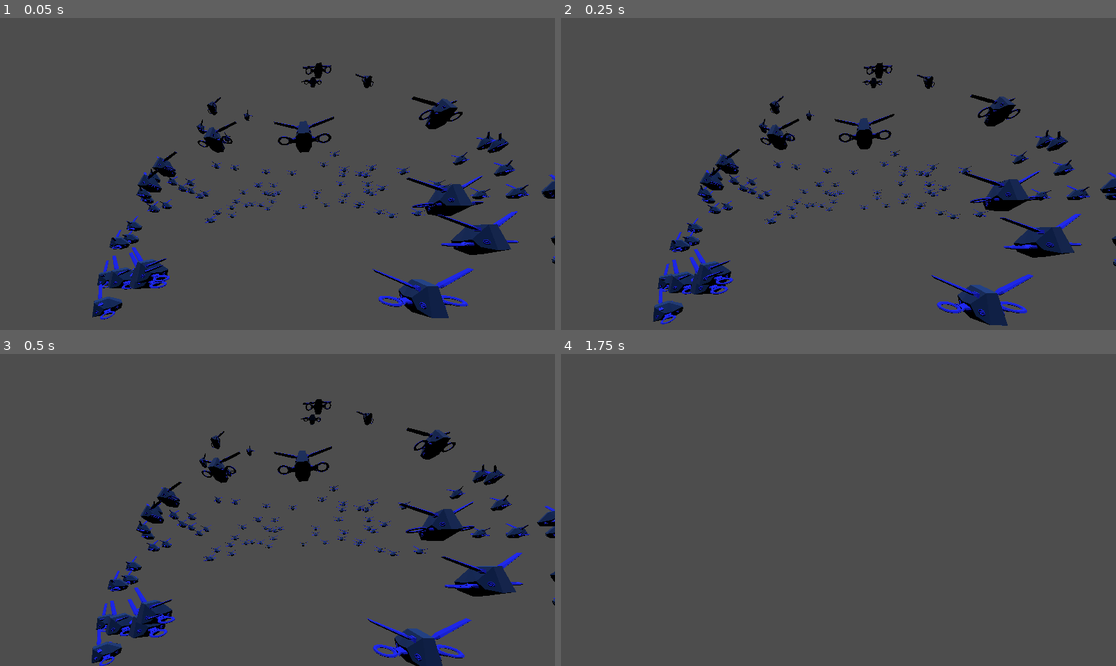
Above: before the commit, frames 1-4 (two rows, left to right).
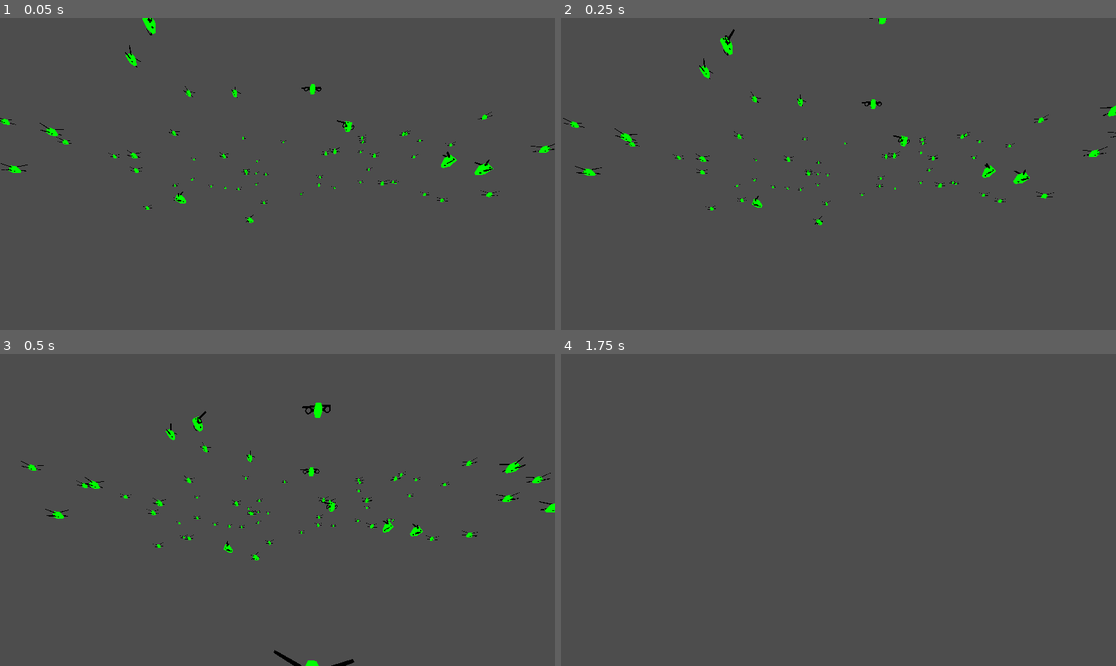
Above: after the commit, the same moments.

Repository: AnasFd/autonomous-drones
Game: Godot game, scene res://main.tscn
Two runs of this game, one before a commit and one after it. Both use one fixed random seed, a clock stepped at 60 frames per second and the inputs below.
Inputs (mouse positions are in pixels of both pictures, inside the frame that each line leads up to):
- Up to frame 1 (0.05 s): no input
- Up to frame 2 (0.25 s): no input
- Up to frame 3 (0.5 s): no input
- Up to frame 4 (1.75 s): move the mouse to (960, 494) at 0.52 s; press the mouse at (960, 494) at 0.53 s; hold D (move_right) 0.53-1.28 s; move the mouse to (810, 510) at 1.27 s; release the mouse at (810, 510) at 1.28 s; hold W (move_forward) from 1.28 s (still down); click (810, 510) at 1.35 s

The runs differ from the first frame. In frame 1, 8.8% of the frame differs, in the area x 0-100%, y 0-97%; in frame 2, 9.0%; in frame 3, 9.2%, in the area x 3-100%, y 14-100%; in frame 4, nothing differs.

Commit message:
Drone scene: Node3d --> RigidBody3d

Diff:
--- a/main.tscn
+++ b/main.tscn
@@ -15,6 +15,7 @@
 
 [node name="DirectionalLight3D" type="DirectionalLight3D" parent="."]
 transform = Transform3D(1, 0, 0, 0, -0.0187612, 0.999824, 0, -0.999824, -0.0187612, 0, 10.1622, 0)
+visible = false
 
 [node name="Drones" type="Node3D" parent="."]
 transform = Transform3D(1, 0, 0, 0, 1, 0, 0, 0, 1, 0, 0, 12.4401)
--- a/project.godot
+++ b/project.godot
@@ -10,7 +10,7 @@
 
 [application]
 
-config/name="drones-sphere"
+config/name="autonomous-drones"
 run/main_scene="res://main.tscn"
 config/features=PackedStringArray("4.3", "Forward Plus")
 config/icon="res://icon.svg"
--- a/scenes/drone.tscn
+++ b/scenes/drone.tscn
@@ -1,13 +1,24 @@
-[gd_scene load_steps=3 format=3 uid="uid://c33ac6ijvuuvm"]
+[gd_scene load_steps=4 format=3 uid="uid://c33ac6ijvuuvm"]
 
 [ext_resource type="Script" path="res://scripts/drone.gd" id="1_6hl57"]
 [ext_resource type="PackedScene" uid="uid://d1drnypk1wr8e" path="res://scenes/model_drone_1.tscn" id="1_se17h"]
 
-[node name="Drone" type="Node3D"]
+[sub_resource type="BoxShape3D" id="BoxShape3D_a3q2j"]
+margin = 0.5
+size = Vector3(2.4711, 1.15045, 1)
+
+[node name="Drone" type="RigidBody3D"]
+mass = 0.1
+gravity_scale = 0.0
+can_sleep = false
+linear_damp = 5.0
+angular_damp = 5.0
 script = ExtResource("1_6hl57")
 
 [node name="MODEL_DRONE1" parent="." instance=ExtResource("1_se17h")]
 
-[node name="Area3D" type="Area3D" parent="."]
+[node name="CollisionShape3D" type="CollisionShape3D" parent="."]
+transform = Transform3D(1, 0, 0, 0, 1, 0, 0, 0, 1, -0.00160408, 0.279144, 0)
+shape = SubResource("BoxShape3D_a3q2j")
 
-[node name="CollisionShape3D" type="CollisionShape3D" parent="Area3D"]
+[connection signal="body_entered" from="." to="." method="_on_body_entered"]
--- a/scenes/floor.tscn
+++ b/scenes/floor.tscn
@@ -9,6 +9,8 @@
 
 [node name="Sol" type="StaticBody3D"]
 transform = Transform3D(1, 0, 0, 0, 1, 0, 0, 0, 1, 0, -0.806706, 0)
+collision_layer = 4
+collision_mask = 4
 
 [node name="CollisionShape3D" type="CollisionShape3D" parent="."]
 transform = Transform3D(50, 0, 0, 0, 50, 0, 0, 0, 50, 0, 0, 0)
--- a/scenes/model_drone_1.tscn
+++ b/scenes/model_drone_1.tscn
@@ -1,4 +1,6 @@
-[gd_scene load_steps=50 format=4 uid="uid://d1drnypk1wr8e"]
+[gd_scene load_steps=51 format=4 uid="uid://d1drnypk1wr8e"]
+
+[sub_resource type="CanvasTexture" id="CanvasTexture_73kba"]
 
 [sub_resource type="StandardMaterial3D" id="StandardMaterial3D_xs6g7"]
 resource_name = "material_0"
@@ -7,7 +9,12 @@
 alpha_antialiasing_mode = 0
 cull_mode = 2
 vertex_color_use_as_albedo = true
-albedo_color = Color(0.0431373, 0.203922, 0.470588, 1)
+albedo_color = Color(0.721569, 0.164706, 0.0941176, 1)
+emission_enabled = true
+emission = Color(0, 0.756863, 0, 1)
+emission_energy_multiplier = 4.54
+backlight = Color(0.901662, 0.00014805, 0.753818, 1)
+backlight_texture = SubResource("CanvasTexture_73kba")
 
 [sub_resource type="ArrayMesh" id="ArrayMesh_s1v2r"]
 resource_name = "blockbench_export_mesh23"
@@ -64,7 +71,7 @@
 alpha_antialiasing_mode = 0
 cull_mode = 2
 vertex_color_use_as_albedo = true
-albedo_color = Color(0, 0.0980392, 0.92549, 1)
+albedo_color = Color(0.151573, 0.426486, 0.234485, 1)
 
 [sub_resource type="ArrayMesh" id="ArrayMesh_6ch5q"]
 _surfaces = [{
@@ -785,7 +792,6 @@
 
 [node name="body_glow" type="MeshInstance3D" parent="Node2/root"]
 transform = Transform3D(1, -2.64698e-23, 0, 2.24476e-23, 1, 2.64698e-23, 0, -2.64698e-23, 1, 2.08165e-12, 0, 2.08165e-12)
-visible = false
 mesh = SubResource("ArrayMesh_r8ynh")
 skeleton = NodePath("")
 
--- a/scripts/drone.gd
+++ b/scripts/drone.gd
@@ -1,58 +1,73 @@
-extends Node3D
+# Drone.gd
+extends RigidBody3D
 
-@export var circle_center: Vector3  # Center of the circle
-@export var circle_radius: float = 20.0  # Desired radius of the circle
-@export var base_min_distance: float = 15
-@export var speed: float = 1.0  # Movement speed
-@export var repulsion_strength: float = 15.0  # Strength of repulsion between drones
+# Constants and properties for the drone behavior
+@export var circle_center: Vector3 = Vector3(0, 0, 0)
+@export var circle_radius: float = 10.0  # Desired radius of the sphere
+@export var base_min_distance: float = 5.0  # Minimum distance between drones
+@export var speed: float = 10.0  # Base movement speed
+@export var repulsion_strength: float = 1.0  # Strength of repulsion between drones
+@export var radial_constraint_strength: float = 1.0  # Strength of the force to keep drones at circle_radius
 
-func _ready():
-	pass # Nothing to do in _ready since the initial placement is now done in main.gd
+# Class properties for the forces
+var steering_force: Vector3
+var radial_constraint_force: Vector3
+var avoidance_force: Vector3
 
+# Main processing function to update movement each frame
 func _process(delta):
-	# Move the drone towards the target circle and avoid other drones
-	var steering = calculate_steering()
-	move(steering * delta)
+	# Update forces and combine them for final application
+	steering_force = calculate_steering()
+	radial_constraint_force = calculate_radial_constraint()
+	avoidance_force = calculate_avoidance_force()
 
-# Calculate the steering force to move towards the center and avoid other drones
+	# Combine all forces and apply as a central impulse
+	var combined_force = (steering_force + radial_constraint_force + avoidance_force).normalized() * speed * delta
+	apply_central_impulse(combined_force)
+
+# Collision detection
+func _on_body_entered(body: Node) -> void:
+	print("collision happened")
+	print("self position: " + str(self.position))
+	print("body position: " + str(body.position))
+	queue_free()  # Optional: remove the drone upon collision
+
+# Calculations for the various forces
+# Steering force to move towards the center and avoid other drones
 func calculate_steering() -> Vector3:
 	var desired_direction = (circle_center - global_transform.origin).normalized()
-	var desired_velocity = desired_direction * speed
+	return desired_direction
 
-	# Calculate repulsion from nearby drones to avoid collisions
-	var avoidance_force = calculate_avoidance_force()
+# Radial constraint force to maintain a position at circle_radius
+func calculate_radial_constraint() -> Vector3:
+	var direction_to_center = (global_transform.origin - circle_center).normalized()
+	var distance_to_center = global_transform.origin.distance_to(circle_center)
+	var distance_from_radius = distance_to_center - circle_radius
 
-	# Combine the desired movement towards the center and the repulsion force
-	var steering = desired_velocity + avoidance_force
+	# Only apply constraint if the drone is outside the target radius
+	if abs(distance_from_radius) > 0.0:  # Small threshold for stability
+		return -direction_to_center * distance_from_radius * radial_constraint_strength
+	else:
+		return Vector3.ZERO
 
-	return steering.normalized()
-
-# Calculate the repulsion force to avoid collisions with other drones
+# Avoidance force to prevent drones from clustering too closely
 func calculate_avoidance_force() -> Vector3:
-	var avoidance_force = Vector3.ZERO
-	var drones = get_parent().get_children()  # Get all drones
+	var force = Vector3.ZERO
+	var drones = get_parent().get_children()
 
 	for drone in drones:
 		if drone != self:  # Avoid self-comparison
 			var distance_to_drone = global_transform.origin.distance_to(drone.global_transform.origin)
 			var min_distance = base_min_distance + (circle_radius / drones.size())
 
-			# If the drone is too close, calculate a repulsion force
+			# Apply repulsion if too close
 			if distance_to_drone < min_distance:
 				var repulsion_direction = (global_transform.origin - drone.global_transform.origin).normalized()
 				var repulsion_strength_scaled = (min_distance - distance_to_drone) / min_distance
-				avoidance_force += repulsion_direction * repulsion_strength_scaled * repulsion_strength
+				force += repulsion_direction * repulsion_strength_scaled * repulsion_strength
 
-	return avoidance_force
+	return force
 
-# Apply movement to the drone
-func move(steering: Vector3):
-	var new_position = global_transform.origin + steering
-	# Ensure the drone stays near the dynamically shrinking radius by adjusting distance from the center
-	var to_center = (new_position - circle_center).normalized() * circle_radius
-	new_position = circle_center + to_center
-
-	global_transform.origin = new_position  # Apply the new position
-
-	# Make the drone face the center of the circle
+# Optional function for drone orientation facing the center of the sphere
+func _integrate_forces(_state):
 	look_at(circle_center, Vector3.UP)
--- a/scripts/main.gd
+++ b/scripts/main.gd
@@ -6,7 +6,7 @@
 @onready var drones = $Drones  # Reference to the node containing the drones
 
 @export var num_drones: int = 100  # Number of drones to create
-@export var area_size: float = 100.0  # Size of the area to randomly place drones in
+@export var area_size: float = 50  # Size of the area to randomly place drones in
 
 func _ready():
 	# Initialize light properties
@@ -26,9 +26,10 @@
 	for i in range(count):
 		var new_drone = drone.instantiate()  # Create a new instance of the drone scene
 		drones.add_child(new_drone)  # Add the drone to the Drones node
+
 		var random_position = Vector3(
 			randf_range(-area_size, area_size),
-			randf_range(0, area_size / 2),  # Keep drones above ground level
+			randf_range(1, area_size / 2),  # Keep drones above ground level
 			randf_range(-area_size, area_size)
 		)
 		new_drone.global_transform.origin = random_position  # Set random position in the 3D space
Not shown: 1 places in main.tscn that only renumber resources
Not shown: 1 places in scenes/floor.tscn that only renumber resources
